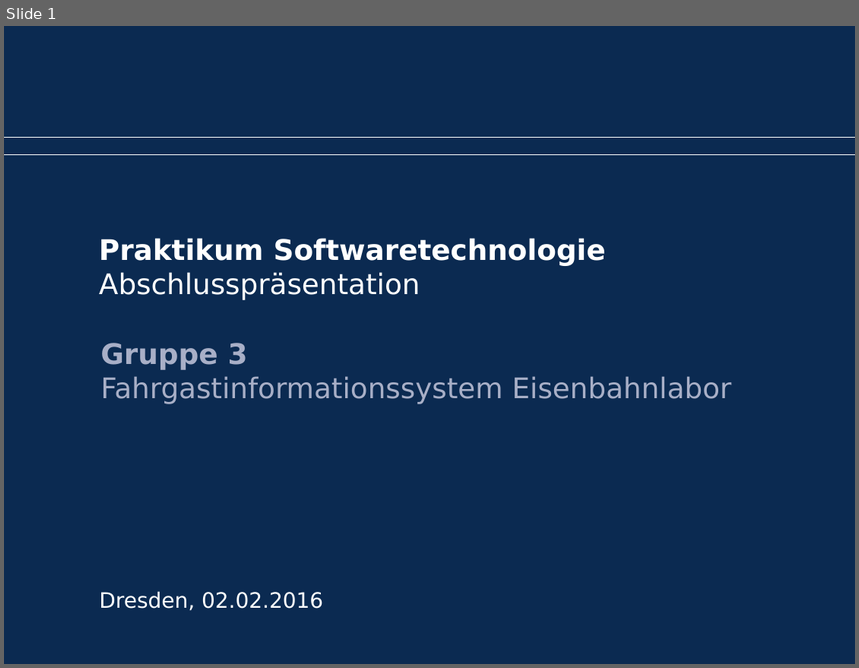
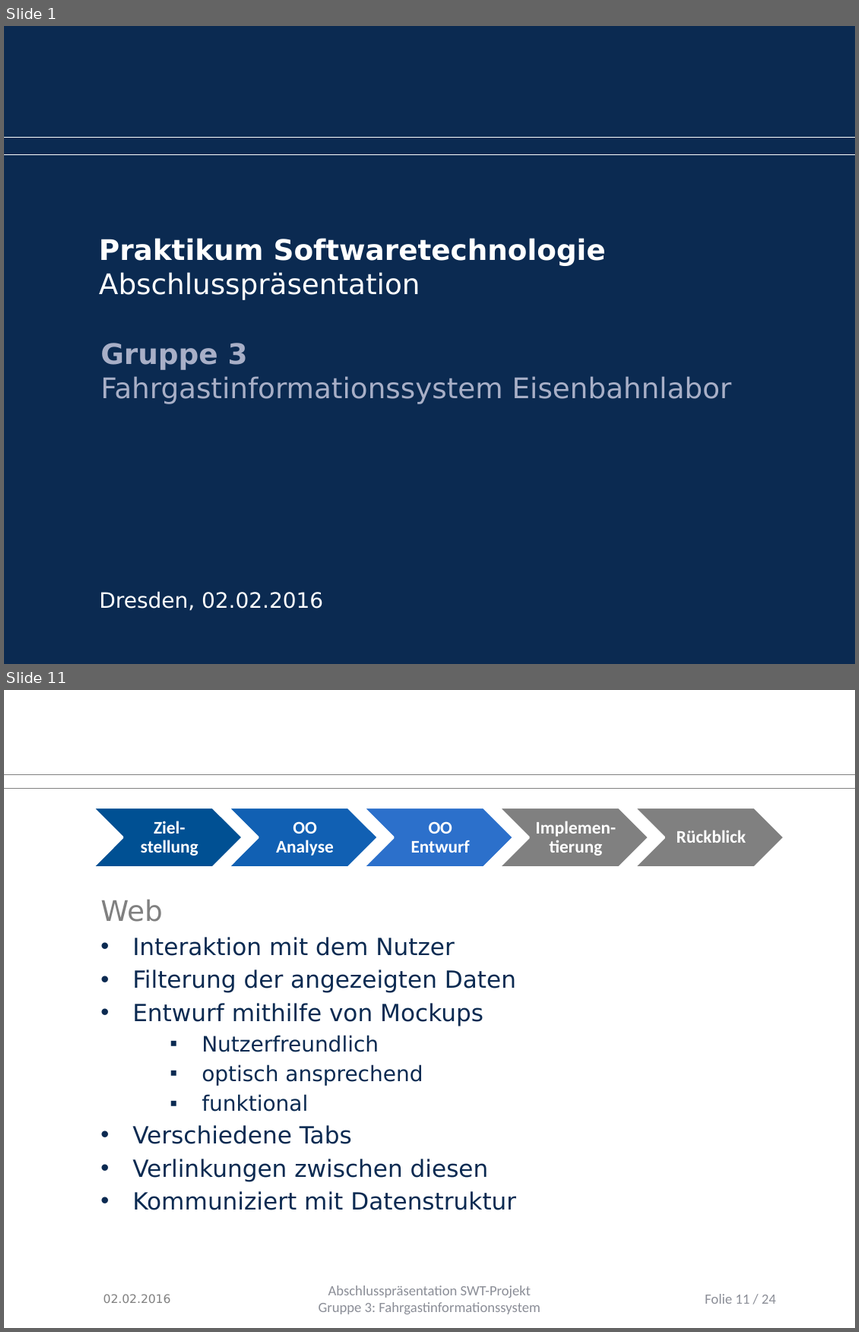
Before and after one commit to Juu98/fahrgastinformationssystem, a slide deck: organisation/Endpräsentation/abschlusspraesentation.pptx. Shown one above the other, each under a label of ours: slide 1 before the commit, slides 1 and 11 after it; the slides between them are not shown. The pictures are 859x668 and 859x1332 pixels, drawn with LibreOffice and Linux fonts; fonts in the diff are those of the drawing; background and template pictures are left out. Boxes give left, top, right and bottom in pixels: in the first picture for what was removed or moved away, otherwise in the second. Text is boxed around its words. In the diff, an @@ line names an element or a change of style, - is before the commit and + after.

```diff
--- a/organisation/Endpräsentation/abschlusspraesentation.pptx
+++ b/organisation/Endpräsentation/abschlusspraesentation.pptx
@@ slide 11 added at (4, 690, 855, 1328), background #FFFFFF @@
@@ line added from (4, 774) to (855, 774), #808080 0.5 pt @@
@@ line added from (4, 788) to (855, 788), #808080 0.5 pt @@
@@ group added at (92, 808, 785, 868): 5 chevrons, 5 texts @@
+Ziel-stellung
+OO Analyse
+OO Entwurf
+Implemen-tierung
+Rückblick
@@ text added at (101, 899, 516, 1211), 20 pt, text #0B2A51 @@
+Web
+• Interaktion mit dem Nutzer
+• Filterung der angezeigten Daten
+• Entwurf mithilfe von Mockups
+  ▪ Nutzerfreundlich
+  ▪ optisch ansprechend
+  ▪ funktional
+• Verschiedene Tabs
+• Verlinkungen zwischen diesen
+• Kommuniziert mit Datenstruktur
@@ text added at (104, 1294, 171, 1303), 10 pt, text #808080 @@
+02.02.2016
@@ text added at (319, 1286, 541, 1315), 12 pt, text #8C8E98 @@
+Abschlusspräsentation SWT-Projekt
+Gruppe 3: Fahrgastinformationssystem
@@ page number added at (705, 1294, 776, 1304), 12 pt, text #8C8E98 @@
+Folie 11 / 24
```
Also in this commit, not shown: 5 slides changed, 13 other slides added, 1 other file.
